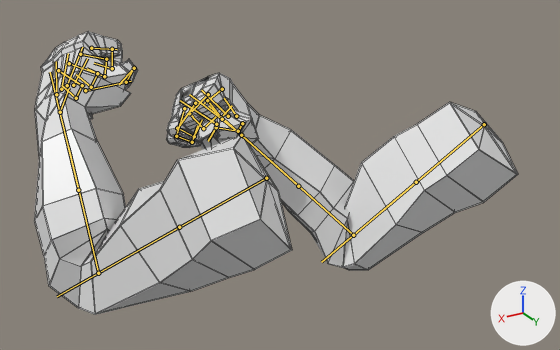
What one commit did to the FBX model Assets/GhostPuncher/sk_fp_arms_charge_punch.fbx.
The view is the same before and after, from a camera (50 mm lens) standing at (0.665, 0.843, 0.208) and looking at (0.078, -0.136, -0.282). The axes (+X, +Y, +Z) are drawn at lower right. The lights are the same throughout. The picture after the commit comes second. Both versions are drawn at frame 40 of the action 'Scene'; the numbers are the values there. The bones that change, and the others that lie on the model, are drawn over the model as lines. Mesh edges are drawn as thin lines.

Objects in the first picture: 'NEW ARM'.
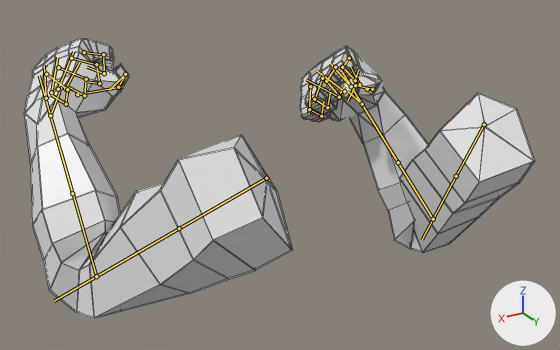
What differs and where, as boxes [x1, y1, x2, y2] in the pictures (560 x 350 px):
'NEW ARM', posed
    before: [34, 31, 518, 315]
    after: [24, 38, 534, 319]
bone 'DEF-upper_arm.L', root to tip
    before: (266, 178) to (135, 252)
    after: (266, 178) to (134, 254)
bone 'DEF-forearm.L', root to tip
    before: (98, 273) to (68, 147)
    after: (96, 276) to (60, 150)
bone 'DEF-hand.L', root to tip
    before: (60, 112) to (69, 88)
    after: (50, 115) to (59, 92)
bone 'DEF-f_middle.02.L', root to tip
    before: (106, 59) to (104, 76)
    after: (96, 64) to (99, 83)
bone 'DEF-f_ring.02.L', root to tip
    before: (97, 73) to (91, 87)
    after: (86, 79) to (84, 95)
bone 'DEF-f_pinky.02.L', root to tip
    before: (82, 85) to (76, 98)
    after: (67, 89) to (65, 104)
bone 'DEF-upper_arm.R', root to tip
    before: (484, 124) to (382, 211)
    after: (484, 124) to (443, 200)
bone 'DEF-upper_arm.R.001', root to tip
    before: (416, 182) to (321, 262)
    after: (456, 176) to (422, 239)
bone 'DEF-forearm.R', root to tip
    before: (353, 235) to (268, 158)
    after: (433, 219) to (378, 131)
bone 'DEF-forearm.R.001', root to tip
    before: (298, 186) to (209, 106)
    after: (398, 162) to (341, 71)
bone 'DEF-hand.R', root to tip
    before: (241, 135) to (223, 120)
    after: (362, 104) to (347, 91)

The change, as a diff of the scene's bpy script:
```diff
--- a/Assets/GhostPuncher/sk_fp_arms_charge_punch.fbx.py
+++ b/Assets/GhostPuncher/sk_fp_arms_charge_punch.fbx.py
@@ bone_def_upper_arm_l @@
 bone_def_upper_arm_l = bpy.data.objects['NEW RIGRIG'].pose.bones['DEF-upper_arm.L']  # child of 'DEF-shoulder.L'
-bone_def_upper_arm_l.rotation_quaternion = (0.94, 0.342, 0.0, -0.018)  # degrees (40, 1, -2)
+bone_def_upper_arm_l.rotation_quaternion = (0.946, 0.324, 0.0, -0.014)  # degrees (38, 1, -1)
@@ bone_def_forearm_l @@
 bone_def_forearm_l = bpy.data.objects['NEW RIGRIG'].pose.bones['DEF-forearm.L']  # child of 'DEF-upper_arm.L'
-bone_def_forearm_l.rotation_quaternion = (0.734, 0.565, -0.194, 0.324)  # degrees (68, -41, 20)
+bone_def_forearm_l.rotation_quaternion = (0.734, 0.557, -0.202, 0.332)  # degrees (66, -42, 21)
@@ bone_def_hand_l @@
 bone_def_hand_l = bpy.data.objects['NEW RIGRIG'].pose.bones['DEF-hand.L']  # child of 'DEF-forearm.L'
-bone_def_hand_l.rotation_quaternion = (0.965, 0.209, -0.051, -0.148)  # degrees (25, -2, -18)
+bone_def_hand_l.rotation_quaternion = (0.964, 0.216, -0.019, -0.157)  # degrees (25, 2, -18)
@@ bone_def_f_middle_02_l @@
 bone_def_f_middle_02_l = bpy.data.objects['NEW RIGRIG'].pose.bones['DEF-f_middle.02.L']  # child of 'DEF-f_middle.01.L'
-bone_def_f_middle_02_l.location = (0.0, -0.004, 0.001)
-bone_def_f_middle_02_l.rotation_quaternion = (0.713, 0.702, 0.0, 0.0)  # degrees (89, 0, 0)
+bone_def_f_middle_02_l.location = (0.0, -0.003, 0.001)
+bone_def_f_middle_02_l.rotation_quaternion = (0.816, 0.578, 0.0, 0.0)  # degrees (71, 0, 0)
@@ bone_def_f_ring_02_l @@
 bone_def_f_ring_02_l = bpy.data.objects['NEW RIGRIG'].pose.bones['DEF-f_ring.02.L']  # child of 'DEF-f_ring.01.L'
-bone_def_f_ring_02_l.location = (0.0, -0.004, 0.002)
-bone_def_f_ring_02_l.rotation_quaternion = (0.709, 0.705, -0.001, 0.002)  # degrees (90, 0, 0)
+bone_def_f_ring_02_l.location = (0.0, -0.003, 0.001)
+bone_def_f_ring_02_l.rotation_quaternion = (0.807, 0.591, -0.001, 0.001)  # degrees (72, 0, 0)
@@ bone_def_f_pinky_02_l @@
 bone_def_f_pinky_02_l = bpy.data.objects['NEW RIGRIG'].pose.bones['DEF-f_pinky.02.L']  # child of 'DEF-f_pinky.01.L'
-bone_def_f_pinky_02_l.location = (0.0, -0.004, 0.001)
-bone_def_f_pinky_02_l.rotation_quaternion = (0.718, 0.696, -0.002, 0.003)  # degrees (88, 0, 0)
+bone_def_f_pinky_02_l.location = (0.0, -0.008, 0.001)
+bone_def_f_pinky_02_l.rotation_quaternion = (0.817, 0.576, -0.002, 0.002)  # degrees (70, 0, 0)
@@ bone_def_upper_arm_r @@
 bone_def_upper_arm_r = bpy.data.objects['NEW RIGRIG'].pose.bones['DEF-upper_arm.R']  # child of 'DEF-shoulder.R'
-bone_def_upper_arm_r.rotation_quaternion = (0.618, 0.419, 0.0, 0.665)  # degrees (39, -34, 82)
+bone_def_upper_arm_r.rotation_quaternion = (0.845, 0.419, 0.0, 0.332)  # degrees (48, -16, 36)
@@ bone_def_upper_arm_r_001 @@
 bone_def_upper_arm_r_001 = bpy.data.objects['NEW RIGRIG'].pose.bones['DEF-upper_arm.R.001']  # child of 'DEF-upper_arm.R'
-bone_def_upper_arm_r_001.rotation_quaternion = (0.991, 0.0, -0.134, 0.0)  # degrees (0, -15, 0)
+bone_def_upper_arm_r_001.rotation_quaternion = (1.0, 0.0, 0.01, 0.0)  # degrees (0, 1, 0)
@@ bone_def_forearm_r @@
 bone_def_forearm_r = bpy.data.objects['NEW RIGRIG'].pose.bones['DEF-forearm.R']  # child of 'DEF-upper_arm.R'
-bone_def_forearm_r.rotation_quaternion = (0.785, 0.531, -0.181, 0.264)  # degrees (63, -34, 16)
+bone_def_forearm_r.rotation_quaternion = (0.619, 0.785, 0.009, -0.03)  # degrees (103, 3, -1)
@@ bone_def_forearm_r_001 @@
 bone_def_forearm_r_001 = bpy.data.objects['NEW RIGRIG'].pose.bones['DEF-forearm.R.001']  # child of 'DEF-forearm.R'
-bone_def_forearm_r_001.rotation_quaternion = (0.983, 0.0, -0.182, 0.0)  # degrees (0, -21, 0)
+bone_def_forearm_r_001.rotation_quaternion = (0.998, 0.0, 0.061, 0.0)  # degrees (0, 7, 0)
@@ bone_def_hand_r @@
 bone_def_hand_r = bpy.data.objects['NEW RIGRIG'].pose.bones['DEF-hand.R']  # child of 'DEF-forearm.R'
-bone_def_hand_r.location = (0.0, -0.007, 0.0)
-bone_def_hand_r.rotation_quaternion = (0.912, 0.134, -0.36, 0.141)  # degrees (11, -44, 13)
+bone_def_hand_r.location = (-0.001, -0.008, 0.0)
+bone_def_hand_r.rotation_quaternion = (0.963, 0.107, 0.113, 0.222)  # degrees (15, 10, 27)
```
